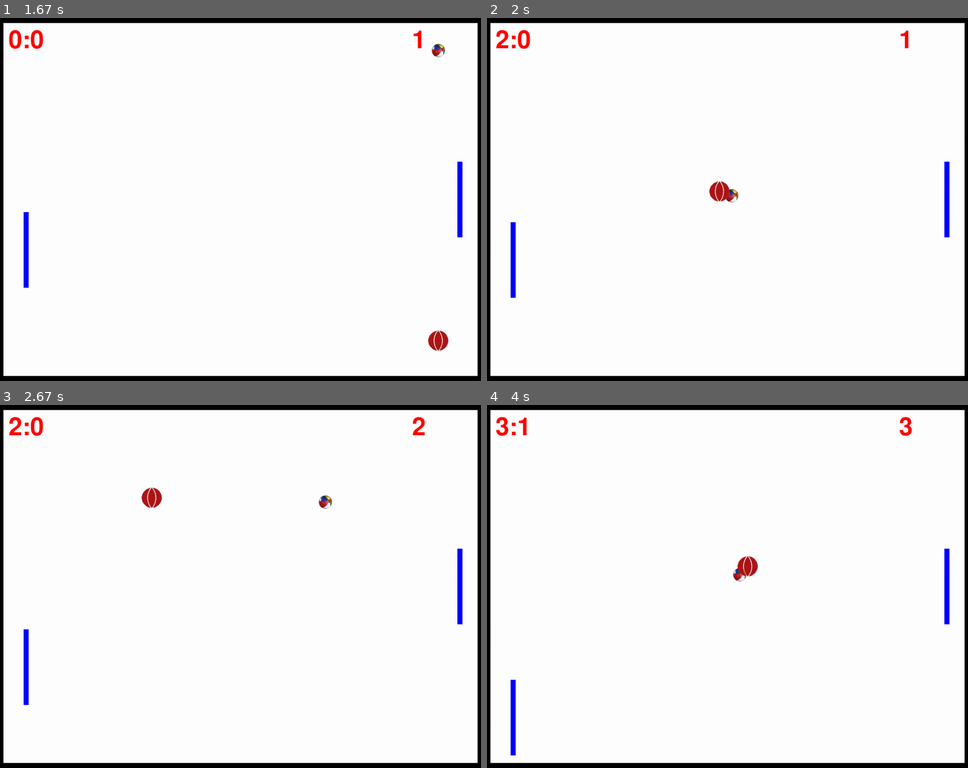
Above: before the commit, frames 1-4 (two rows, left to right).
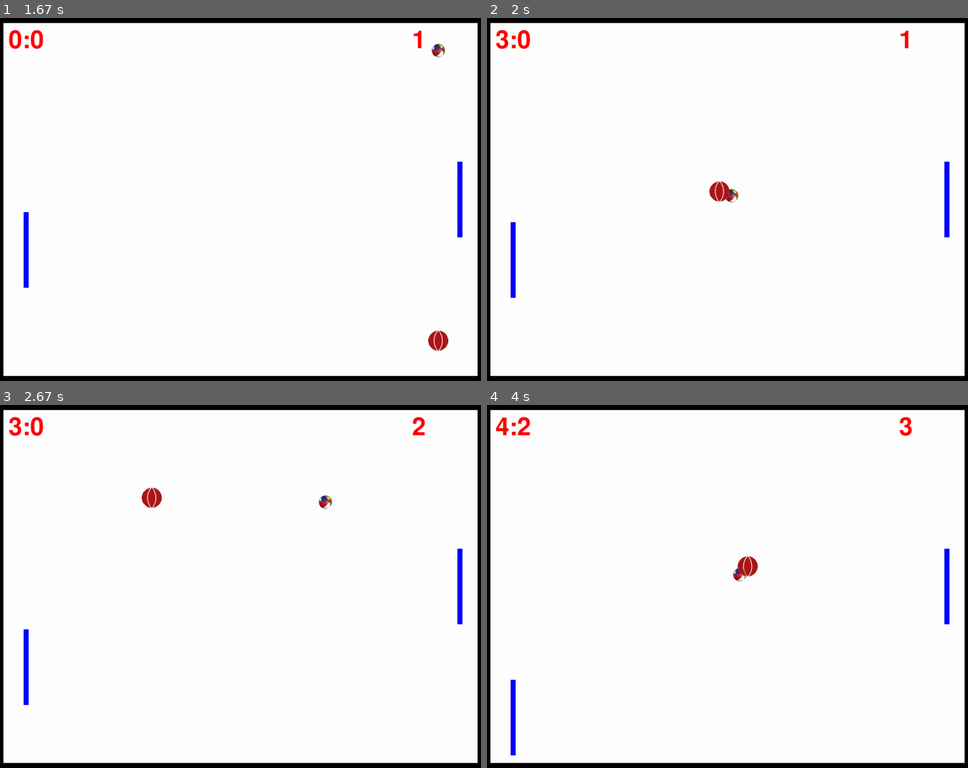
Above: after the commit, the same moments.

Repository: Krit50322/mightypong_pygame
Game: pygame game, started from pong.py
Two runs of this game, one before a commit and one after it. Both use one fixed random seed, a clock stepped at 60 frames per second and the inputs below.
Inputs:
- Up to frame 1 (1.67 s): tap S at 0.33, 0.67, 1.07, 1.37, 1.57 s
- Up to frame 2 (2 s): tap S at 1.9 s
- Up to frame 3 (2.67 s): tap S at 2.2, 2.4 s
- Up to frame 4 (4 s): tap S at 2.7, 2.97, 3.3, 3.6, 3.73 s

Frame 1 is identical in both runs. In frame 2, less than 0.1% of the frame differs, in the area x 1-5%, y 3-9%; in frame 3, less than 0.1%; in frame 4, 0.2%, in the area x 1-9%, y 3-9%.

Commit message:
feat : add red ball
:finish

Diff:
--- a/pong.py
+++ b/pong.py
@@ -60,7 +60,7 @@
                        # step size and direction along each axis
 
 
-    def update(self):
+    def update(self,type):
         global scoreLeft, scoreRight
         if pygame.sprite.collide_rect(self, leftPaddle) and (self.xStep < 0):
             # hit left paddle and going left
@@ -75,11 +75,15 @@
             self.yStep = -self.yStep
 
         if pygame.sprite.spritecollideany(self, vertWalls):
+            if (type == "ball"):
+                x = 1
+            else:
+                x = 2
             # ball has reached left or right sides
             if pygame.sprite.collide_rect(self, right):
-                scoreLeft += 1
+                scoreLeft += x
             else:   # left side
-                scoreRight += 1
+                scoreRight += x
 
             # reset the ball
             self.rect.center = (scrWidth/2, scrHeight/2)
@@ -180,8 +184,8 @@
     if not gameOver:
         leftPaddle.move(leftStep)
         rightPaddle.move(rightStep)
-        ball.update()
-        red_ball.update()
+        ball.update("ball")
+        red_ball.update("red")
 
         if scoreLeft >= WINNING_SCORE:
             winMsg = "Left Wins!"
